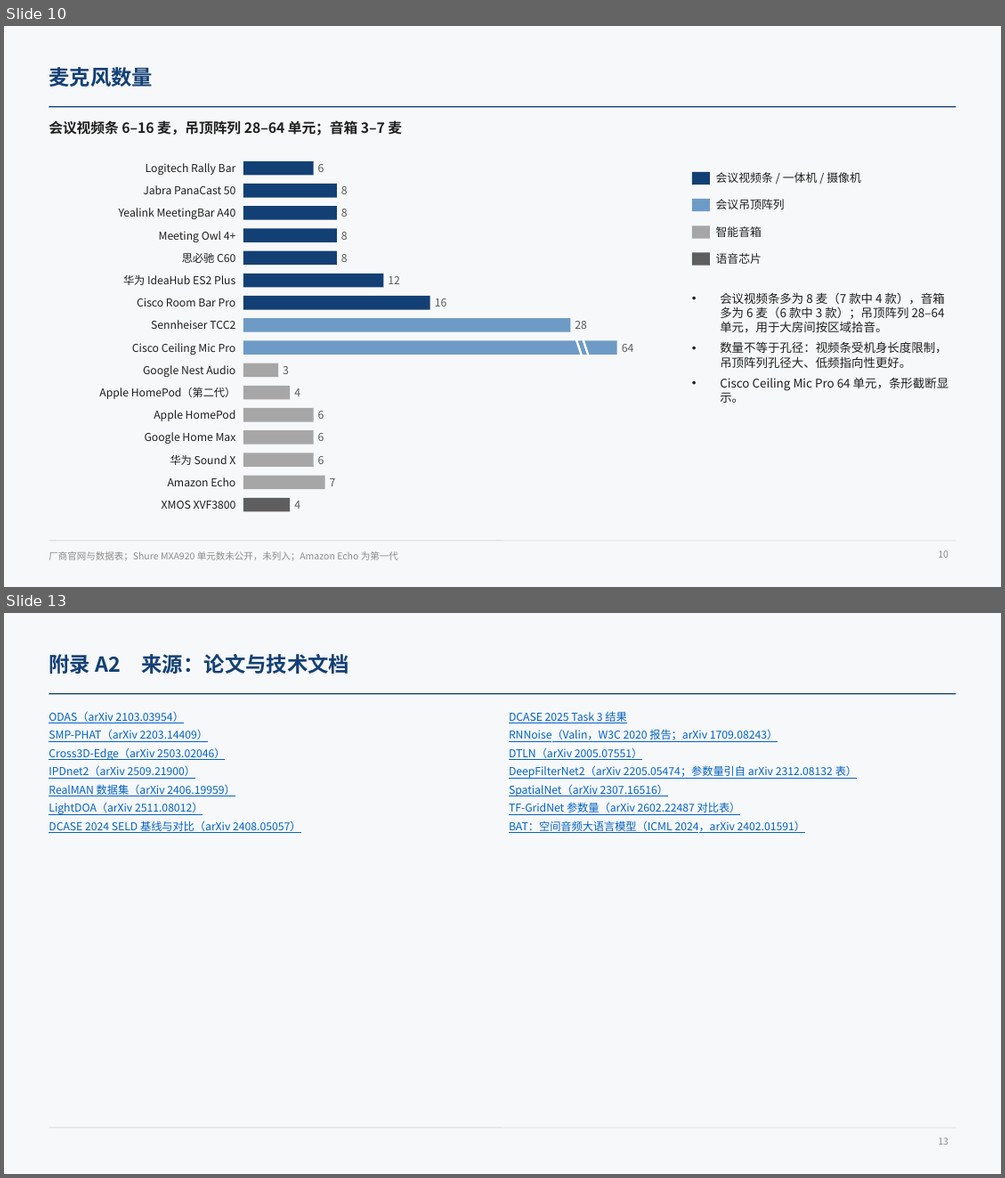
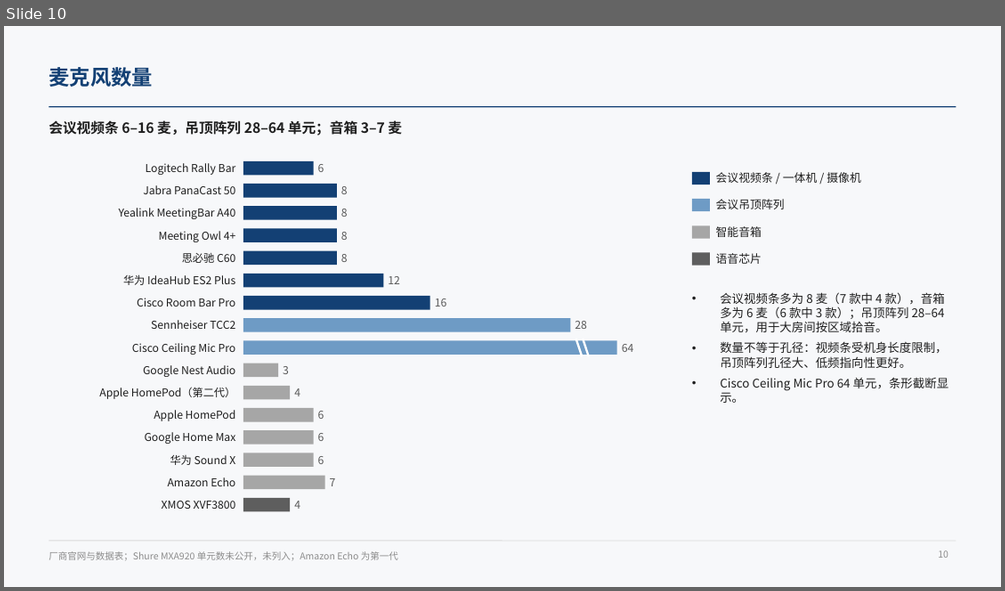
Before and after one commit to ZeroFoxxi/ssl-scene1, a slide deck: 01_场景一_摄像头声源定位/技术总结/声源定位与波束成形技术总结.pptx. Shown one above the other, each under a label of ours: slides 10 and 13 before the commit, slide 10 after it; the slides between them are not shown. The pictures are 1005x1178 and 1005x591 pixels, drawn with LibreOffice and Linux fonts; fonts in the diff are those of the drawing. Boxes give left, top, right and bottom in pixels: in the first picture for what was removed or moved away, otherwise in the second. Text is boxed around its words. In the diff, an @@ line names an element or a change of style, - is before the commit and + after.

```diff
--- a/01_场景一_摄像头声源定位/技术总结/声源定位与波束成形技术总结.pptx
+++ b/01_场景一_摄像头声源定位/技术总结/声源定位与波束成形技术总结.pptx
@@ slide 13 removed at (4,613,1001,1174), background #F7F8FA; not listed: 2 template elements that a slide beside it also shows @@
@@ text removed at (48,654,350,674) @@
-附录 A2 来源：论文与技术文档
@@ text removed at (48,711,300,833) @@
-ODAS（arXiv 2103.03954）
-SMP-PHAT（arXiv 2203.14409）
-Cross3D-Edge（arXiv 2503.02046）
-IPDnet2（arXiv 2509.21900）
-RealMAN 数据集（arXiv 2406.19959）
-LightDOA（arXiv 2511.08012）
-DCASE 2024 SELD 基线与对比（arXiv 2408.05057）
@@ text removed at (509,711,857,833) @@
-DCASE 2025 Task 3 结果
-RNNoise（Valin，W3C 2020 报告；arXiv 1709.08243）
-DTLN（arXiv 2005.07551）
-DeepFilterNet2（arXiv 2205.05474；参数量引自 arXiv 2312.08132 表）
-SpatialNet（arXiv 2307.16516）
-TF-GridNet 参数量（arXiv 2602.22487 对比表）
-BAT：空间音频大语言模型（ICML 2024，arXiv 2402.01591）
@@ page number removed at (938,1137,948,1144) @@
-13
```
Also in this commit, not shown: 6 slides changed, 2 other slides removed, 3 other files.
